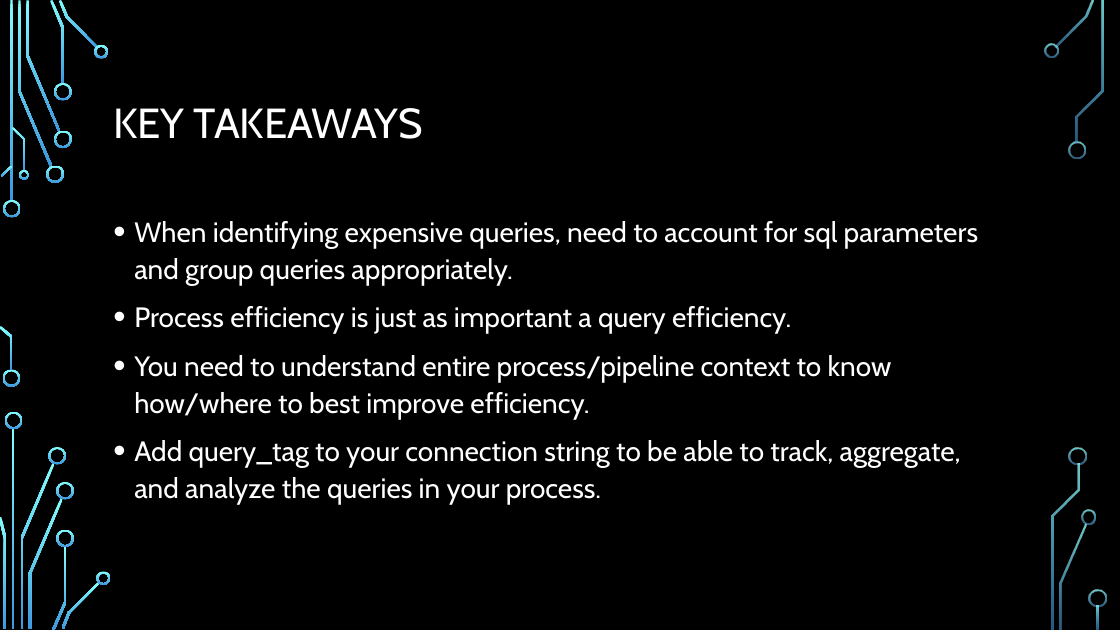
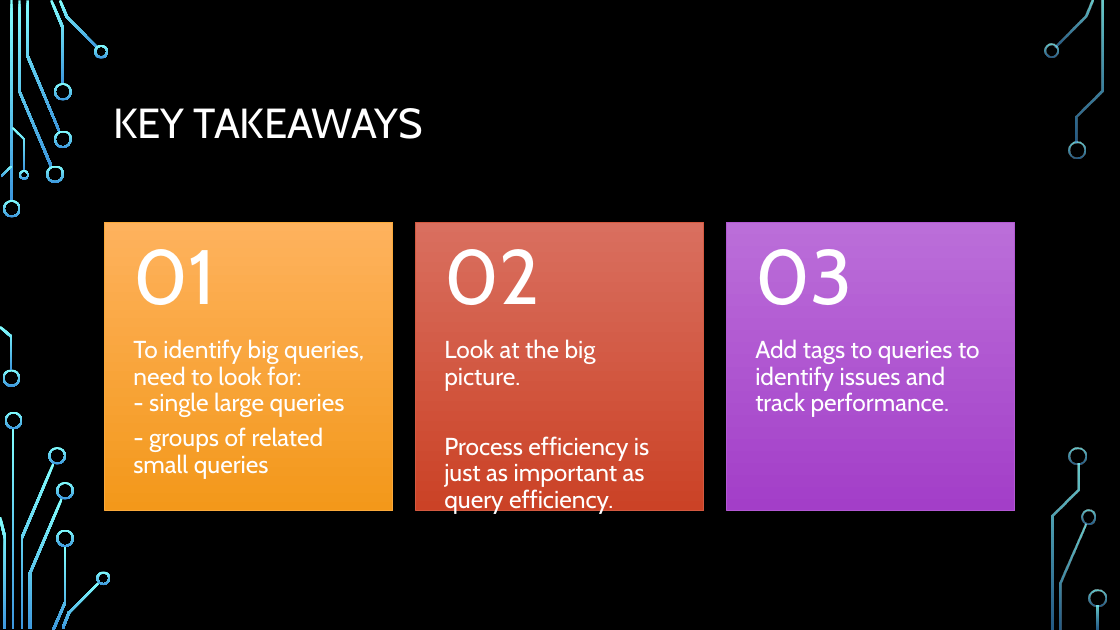
Before and after one commit to GitKlip/portfolio, a slide deck: slide 8 of disney/SnowflakeOptimization-CrossoverTitles.pptx (slide 7 before the commit). Drawn at 1120x630 pixels with LibreOffice and Linux fonts; fonts in the diff are those of the drawing; background and template pictures are left out. Boxes give left, top, right and bottom in pixels: in the first picture for what was removed or moved away, otherwise in the second. Text is boxed around its words. In the diff, an @@ line names an element or a change of style, - is before the commit and + after.

```diff
--- a/disney/SnowflakeOptimization-CrossoverTitles.pptx
+++ b/disney/SnowflakeOptimization-CrossoverTitles.pptx
@@ text removed at bbox=[134, 221, 978, 505] @@
-• When identifying expensive queries, need to account for sql parameters and group queries appropriately.
-• Process efficiency is just as important a query efficiency.
-• You need to understand entire process/pipeline context to know how/where to best improve efficiency.
-• Add query_tag to your connection string to be able to track, aggregate, and analyze the queries in your process.
@@ group added at bbox=[105, 223, 1015, 514]: 6 texts, 3 rectangles @@
+To identify big queries, need to look for:
+- single large queries
+- groups of related small queries
+01
+Look at the big picture.
+Process efficiency is just as important as query efficiency.
+02
+Add tags to queries to identify issues and track performance.
+03
```
Also in this commit, not shown: 6 other slides changed, 2 slides added, 1 slide removed, 5 other files.
